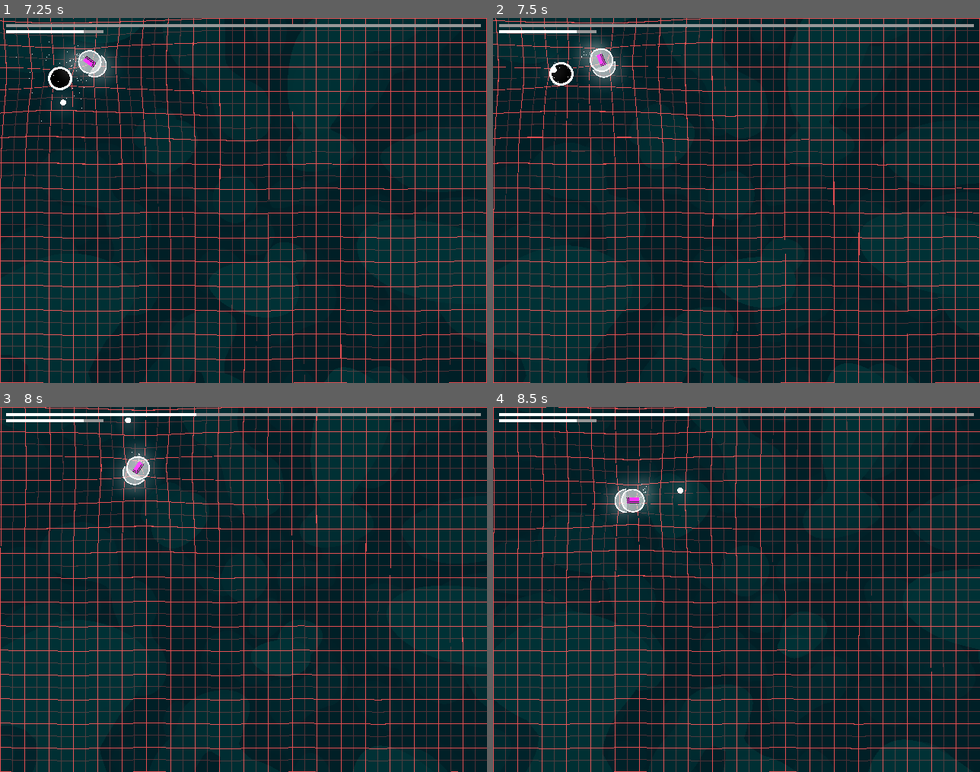
Above: before the commit, frames 1-4 (two rows, left to right).
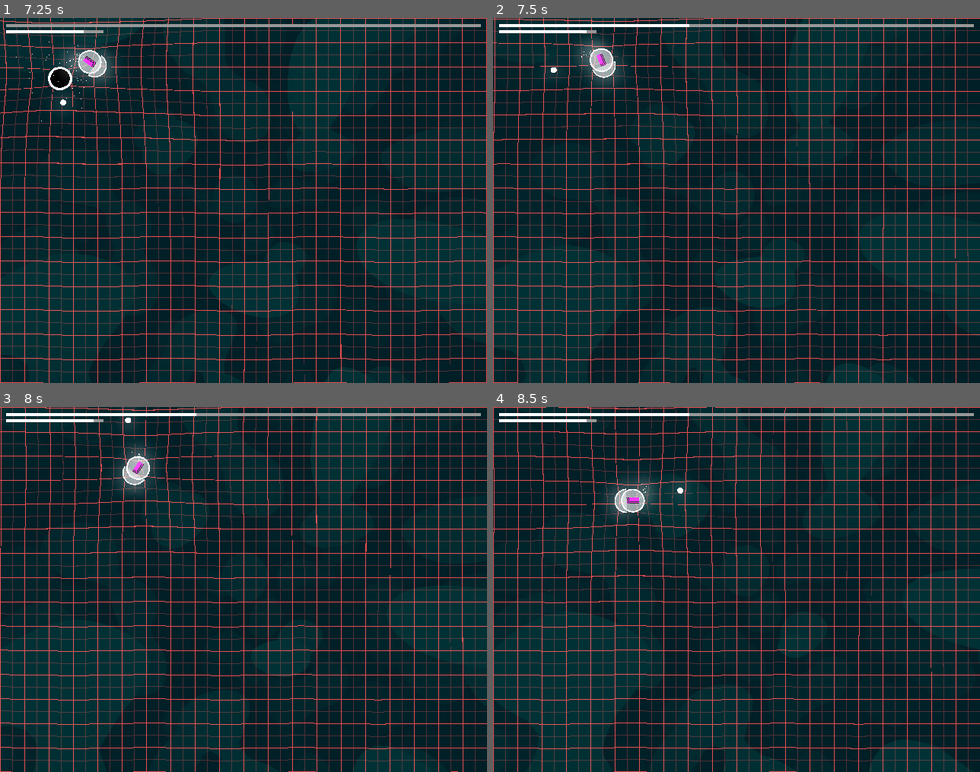
Above: after the commit, the same moments.

Repository: 3xcpy/roguelike-arcade-driving
Game: Godot game, scene res://scenes/main.tscn
The game is run twice, just before and just after one commit, with the same random seed, the same clock (stepped at 60 frames per second) and the same inputs. The engine's default icon, where the game draws it, is replaced by a stand-in: a white triangle on a blue panel in a dark square.
Inputs (mouse positions are in pixels of both pictures, inside the frame that each line leads up to):
- Up to frame 1 (7.25 s): click "Start Game" at 0.5 s; tap Enter (ui_accept) at 1.25, 1.52, 2.27, 3.77, 4.52, 5.27, 6.77 s; move the mouse to (219, 273) at 1.27 s; hold Up 1.28-2.78 s; tap Alt every 1.5 s from 1.35 to 5.85 s; move the mouse to (389, 255) at 2.02 s; tap Shift every 1.5 s from 2.1 to 6.6 s; move the mouse to (97, 145) at 2.77 s; hold Left (steer_left) 2.78-4.28 s; move the mouse to (267, 200) at 3.52 s; move the mouse to (170, 109) at 4.27 s; hold Down 4.28-5.03 s; move the mouse to (350, 182) at 5.02 s; hold Right (steer_right) 5.03-5.78 s; move the mouse to (146, 218) at 5.77 s; hold Up 5.78-6.53 s; move the mouse to (292, 120) at 6.52 s; hold Right (steer_right) from 6.53 s (still down)
- Up to frame 2 (7.5 s): keep holding Right (steer_right); move the mouse to (712, 273) at 7.27 s; tap Alt at 7.35 s
- Up to frame 3 (8 s): keep holding Right (steer_right); tap Enter (ui_accept) at 7.52 s
- Up to frame 4 (8.5 s): keep holding Right (steer_right); move the mouse to (882, 644) at 8.02 s; tap Shift at 8.1 s; tap Enter (ui_accept) at 8.27 s

Frame 1 is identical in both runs. In frame 2, 10% of the frame differs, in the area x 0-100%, y 0-100%; in frame 3, less than 0.1%; in frame 4, less than 0.1%.

Commit message:
game over screen
not functional yet

Diff:
--- /dev/null
+++ b/scenes/game_over_screen.tscn
@@ -0,0 +1,73 @@
+[gd_scene load_steps=4 format=3 uid="uid://d28rnv8ii6g8k"]
+
+[ext_resource type="PackedScene" uid="uid://512cfge4e2ek" path="res://scenes/background_layer.tscn" id="1_iwahs"]
+[ext_resource type="Script" uid="uid://1qypwbguouvn" path="res://scripts/game_over_screen.gd" id="1_jw6e5"]
+[ext_resource type="AudioStream" uid="uid://c8c8r61h8op44" path="res://sounds/death.wav" id="3_wa2qn"]
+
+[node name="GameOverScreen" type="Control"]
+layout_mode = 3
+anchors_preset = 15
+anchor_right = 1.0
+anchor_bottom = 1.0
+grow_horizontal = 2
+grow_vertical = 2
+script = ExtResource("1_jw6e5")
+
+[node name="BackgroundLayer" parent="." instance=ExtResource("1_iwahs")]
+
+[node name="Label" type="Label" parent="."]
+layout_mode = 1
+anchors_preset = 5
+anchor_left = 0.5
+anchor_right = 0.5
+offset_left = -46.0
+offset_top = 64.0
+offset_right = 46.0
+offset_bottom = 87.0
+grow_horizontal = 2
+theme_override_font_sizes/font_size = 32
+text = "GAME OVER"
+
+[node name="VBoxContainer" type="VBoxContainer" parent="."]
+layout_mode = 1
+anchors_preset = 8
+anchor_left = 0.5
+anchor_top = 0.5
+anchor_right = 0.5
+anchor_bottom = 0.5
+offset_left = -116.0
+offset_top = -20.0
+offset_right = 116.0
+offset_bottom = 20.0
+grow_horizontal = 2
+grow_vertical = 2
+
+[node name="Label2" type="Label" parent="VBoxContainer"]
+layout_mode = 2
+text = "You killed 032403 enemies"
+horizontal_alignment = 1
+
+[node name="Label" type="Label" parent="VBoxContainer"]
+layout_mode = 2
+text = "You upgraded 90329 times"
+horizontal_alignment = 1
+
+[node name="Button" type="Button" parent="."]
+layout_mode = 1
+anchors_preset = 7
+anchor_left = 0.5
+anchor_top = 1.0
+anchor_right = 0.5
+anchor_bottom = 1.0
+offset_left = -39.5
+offset_top = -159.0
+offset_right = 39.5
+offset_bottom = -128.0
+grow_horizontal = 2
+grow_vertical = 0
+text = "Continue"
+
+[node name="AudioStreamPlayer" type="AudioStreamPlayer" parent="."]
+stream = ExtResource("3_wa2qn")
+autoplay = true
+bus = &"SFX"
--- a/scenes/player.tscn
+++ b/scenes/player.tscn
@@ -57,7 +57,7 @@
 speed = 100.0
 traction = 5.0
 drift_trigger = 0.85
-health_per_10_seconds = 2.0
+health_per_10_seconds = 3.0
 
 [node name="CollisionShape2D" type="CollisionShape2D" parent="."]
 rotation = 1.5707964
@@ -71,7 +71,7 @@
 [node name="Weapons" type="Node2D" parent="."]
 
 [node name="Eyeballs" parent="Weapons" instance=ExtResource("4_dqkch")]
-damage = 2.0
+damage = 3.0
 distance_from_center = 64.0
 
 [node name="Aura" parent="Weapons" instance=ExtResource("4_tuyoq")]
--- a/scenes/ui_animator.tscn
+++ b/scenes/ui_animator.tscn
@@ -1,7 +1,8 @@
-[gd_scene load_steps=3 format=3 uid="uid://bjdgthw5tihnc"]
+[gd_scene load_steps=4 format=3 uid="uid://bjdgthw5tihnc"]
 
 [ext_resource type="Script" uid="uid://cxyi4hky6fkic" path="res://scripts/ui_animator.gd" id="1_cwdqs"]
 [ext_resource type="AudioStream" uid="uid://rw3swkmr55pu" path="res://sounds/hover.wav" id="2_ddy6y"]
+[ext_resource type="AudioStream" uid="uid://bmveu6nadl7xl" path="res://sounds/select.wav" id="3_g1i1c"]
 
 [node name="UIAnimator" type="Node"]
 process_mode = 3
@@ -9,3 +10,4 @@
 hover_scale = Vector2(1.1, 1.1)
 hover_rotation = 2.0
 hover_sound = ExtResource("2_ddy6y")
+click_sound = ExtResource("3_g1i1c")
--- a/scripts/enemy.gd
+++ b/scripts/enemy.gd
@@ -75,6 +75,7 @@
 
 func _on_health_component_dead() -> void:
 	Global.game_manager.add_score(value)
+	Global.enemy_stat += 1
 	queue_free()
 
 
--- /dev/null
+++ b/scripts/game_over_screen.gd
@@ -0,0 +1,11 @@
+class_name GameOverScreen extends Control
+
+@onready var enemy_stats_label: Label = $VBoxContainer/Label2
+@onready var upgrade_stats_label: Label = $VBoxContainer/Label
+
+
+func _ready() -> void:
+	enemy_stats_label.text = str("You killed %d enemies" % Global.enemy_stat)
+	upgrade_stats_label.text = str("You upgraded %d times" % Global.upgrade_stat)
+	enemy_stats_label.text = str("You killed %d enemies" % 0)
+	upgrade_stats_label.text = str("You upgraded %d times" % 0)
--- a/scripts/global.gd
+++ b/scripts/global.gd
@@ -11,3 +11,6 @@
 func get_enemy_index() -> int:
 	current_index += 1
 	return current_index - 1
+
+var enemy_stat: int = 0
+var upgrade_stat: int = 0
--- a/scripts/ui_animator.gd
+++ b/scripts/ui_animator.gd
@@ -49,12 +49,18 @@
 		t.tween_property(target, "rotation_degrees", 0.0, time)
 
 
+func _on_button_up() -> void:
+	if click_sound != null:
+		_playback.play_stream(click_sound, 0, 0, randf_range(0.9, 1.1))
+
+
 func add_target(target: Control) -> void:
 	print(target)
 	var a = func(): on_hover(target)
 	target.mouse_entered.connect(a)
 	var b = func(): off_hover(target)
 	target.mouse_exited.connect(b)
+	target.button_up.connect(_on_button_up)
 	var c = func(): setup_target(target)
 	c.call_deferred()
 
--- a/scripts/upgrade_select_screen.gd
+++ b/scripts/upgrade_select_screen.gd
@@ -38,6 +38,7 @@
 	u.apply(get_tree().get_first_node_in_group("Player"))
 	visible = false
 	get_tree().paused = false
+	Global.upgrade_stat += 1
 	Global.selecting_upgrades = false
 
 
Not shown, added: scripts/game_over_screen.gd.uid
Not shown, added: sounds/death.wav.import
Not shown, added: sounds/death.wav
